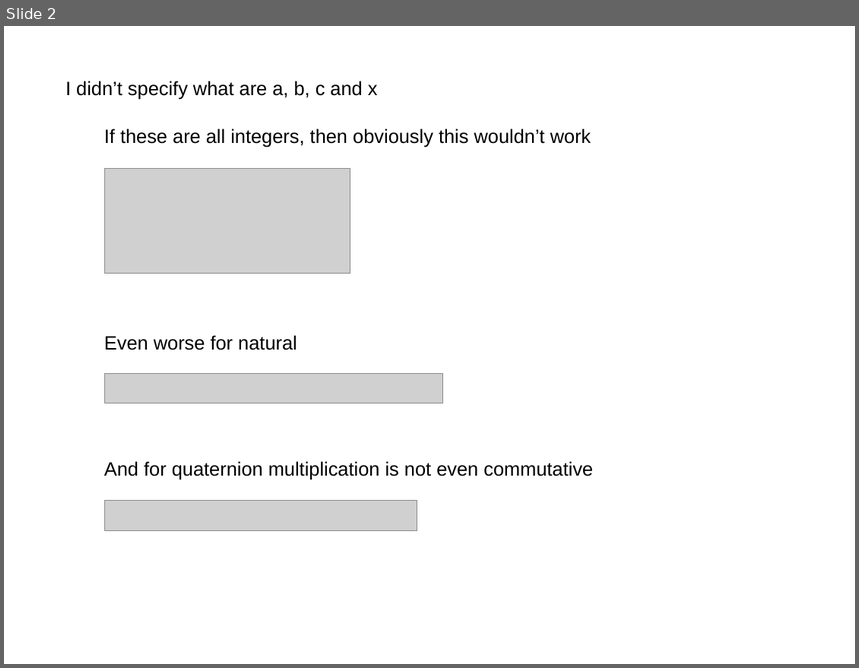
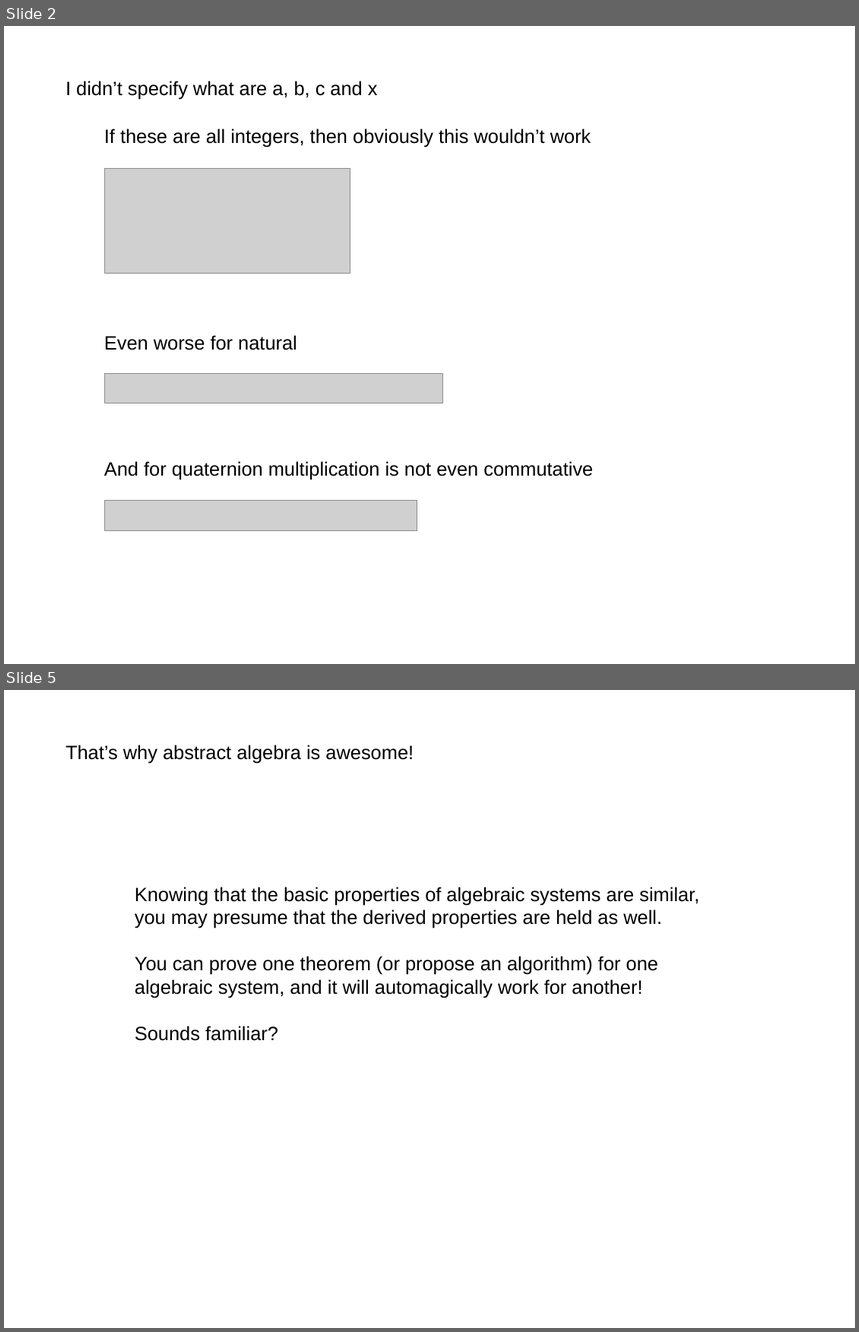
Before and after one commit to akalenuk/templates-experiments, a slide deck: templates.odp. Shown one above the other, each under a label of ours: slide 2 before the commit, slides 2 and 5 after it; the slides between them are not shown. The pictures are 859x668 and 859x1332 pixels, drawn with LibreOffice and Linux fonts; fonts in the diff are those of the drawing; grey boxes stand for pictures. Boxes give left, top, right and bottom in pixels: in the first picture for what was removed or moved away, otherwise in the second. Text is boxed around its words. In the diff, an @@ line names an element or a change of style, - is before the commit and + after.

```diff
--- a/templates.odp
+++ b/templates.odp
@@ slide 5 added at box(4, 690, 855, 1328), background #FFFFFF @@
@@ text added at box(66, 745, 414, 763), 18 pt, text #000000 @@
+That’s why abstract algebra is awesome!
@@ text added at box(135, 887, 699, 1041), 18 pt, text #000000 @@
+Knowing that the basic properties of algebraic systems are similar,
+you may presume that the derived properties are held as well.
+You can prove one theorem (or propose an algorithm) for one
+algebraic system, and it will automagically work for another!
+Sounds familiar?
```
Also in this commit, not shown: 3 other slides added, 2 other files.
